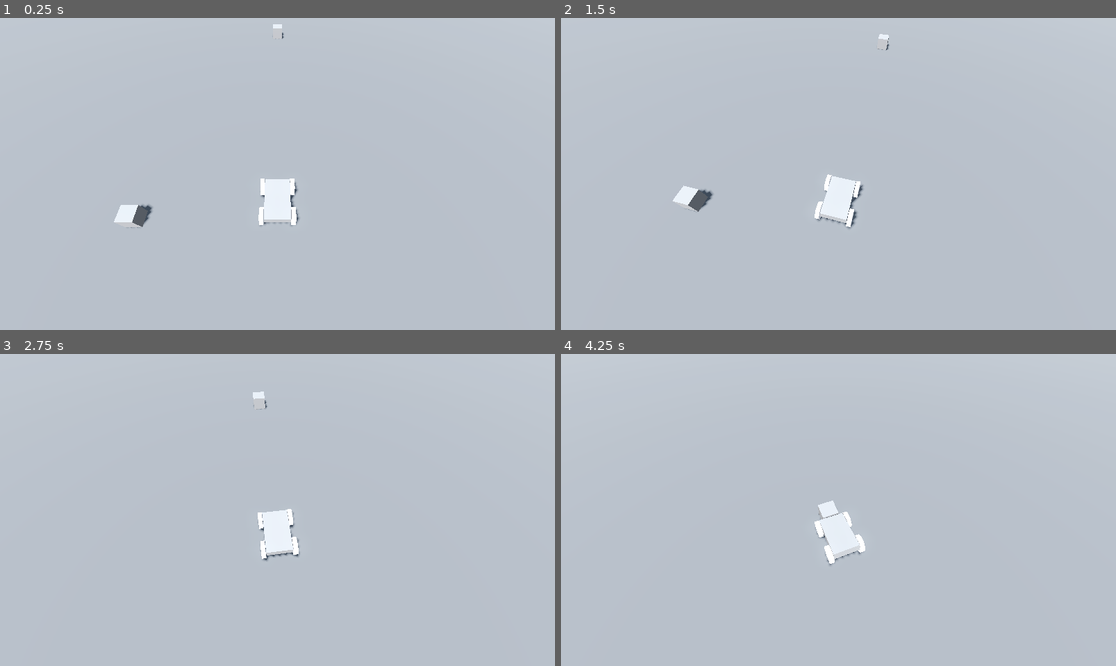
Above: before the commit, frames 1-4 (two rows, left to right).
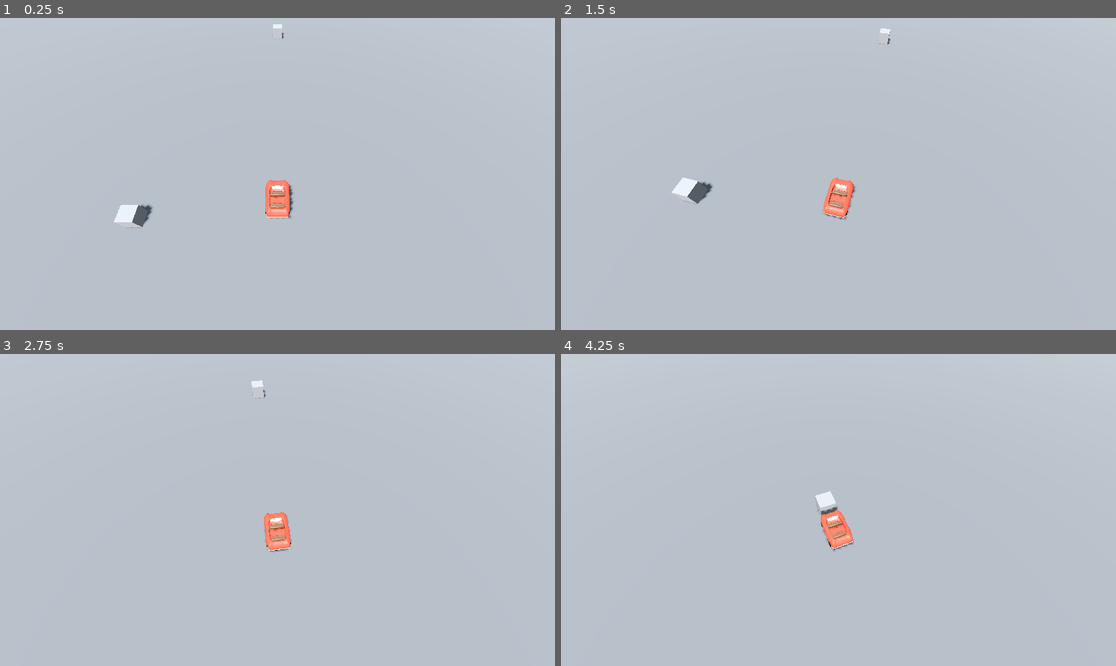
Above: after the commit, the same moments.

Repository: andyman/laughtrack
Game: Godot game, scene res://scenes/main_scene.tscn
Two runs of this game, one before a commit and one after it. Both use one fixed random seed, a clock stepped at 60 frames per second and the inputs below.
Inputs (mouse positions are in pixels of both pictures, inside the frame that each line leads up to):
- Up to frame 1 (0.25 s): no input
- Up to frame 2 (1.5 s): move the mouse to (866, 174) at 0.52 s; hold W (move_forward) from 0.53 s (still down); move the mouse to (810, 174) at 1.27 s
- Up to frame 3 (2.75 s): keep holding W (move_forward); move the mouse to (288, 503) at 2.02 s
- Up to frame 4 (4.25 s): keep holding W (move_forward); move the mouse to (832, 516) at 2.77 s; move the mouse to (877, 513) at 3.52 s

The runs differ from the first frame. In frame 1, 0.8% of the frame differs, in the area x 46-54%, y 51-67%; in frame 2, 1.4%, in the area x 19-60%, y 3-68%; in frame 3, 0.9%; in frame 4, 1.1%.

Commit message:
Put car in game
had to lower Center of Mass to keep it from tipping over

Diff:
--- a/prefabs/car.tscn
+++ b/prefabs/car.tscn
@@ -1,82 +1,71 @@
-[gd_scene load_steps=6 format=3 uid="uid://ih5cxuyg5rr5"]
+[gd_scene load_steps=5 format=3 uid="uid://ih5cxuyg5rr5"]
 
 [ext_resource type="Script" path="res://scripts/clown_car_controller.gd" id="1_s50ls"]
-[ext_resource type="Material" uid="uid://cc6l6fwnu3mhk" path="res://artwork/shared/simple_vertex_colored_material.tres" id="1_un8th"]
+[ext_resource type="PackedScene" uid="uid://dijj6wchlfaxu" path="res://artwork/car/Clowncar_wheel.glb" id="3_7k7lp"]
+[ext_resource type="PackedScene" uid="uid://bt03euxdplqm5" path="res://artwork/car/Clowncar_Body.glb" id="4_vcxg5"]
 
 [sub_resource type="BoxShape3D" id="BoxShape3D_ujjs4"]
-size = Vector3(3, 1, 5)
-
-[sub_resource type="BoxMesh" id="BoxMesh_dnhej"]
-size = Vector3(3, 1, 5)
-
-[sub_resource type="CylinderMesh" id="CylinderMesh_40dcl"]
-material = ExtResource("1_un8th")
-top_radius = 1.0
-bottom_radius = 1.0
-height = 0.5
+size = Vector3(2.66113, 0.931641, 4.45203)
 
 [node name="Car" type="VehicleBody3D"]
 mass = 100.0
+center_of_mass_mode = 1
 script = ExtResource("1_s50ls")
 steer_strength = 0.2
 
 [node name="CollisionShape3D" type="CollisionShape3D" parent="."]
+transform = Transform3D(1, 0, 0, 0, 1, 0, 0, 0, 1, 0, 0.548448, 0.0629272)
 shape = SubResource("BoxShape3D_ujjs4")
 
-[node name="MeshInstance3D" type="MeshInstance3D" parent="."]
-mesh = SubResource("BoxMesh_dnhej")
-skeleton = NodePath("../CollisionShape3D")
+[node name="Clowncar_Body" parent="." instance=ExtResource("4_vcxg5")]
+transform = Transform3D(-4.37114e-08, 0, -1, 0, 1, 0, 1, 0, -4.37114e-08, 0, 0.529459, -1.42111)
 
 [node name="RearLeft" type="VehicleWheel3D" parent="."]
-transform = Transform3D(1, 0, 0, 0, 1, 0, 0, 0, 1, -1.80071, -0.10671, -1.84143)
+transform = Transform3D(1, 0, 0, 0, 1, 0, 0, 0, 1, -1.20743, 0.0805613, -1.37048)
 use_as_traction = true
-wheel_radius = 1.0
+wheel_radius = 0.363
 wheel_rest_length = 0.2
 suspension_travel = 0.1
 suspension_stiffness = 50.0
 damping_compression = 0.5
 
-[node name="MeshInstance3D" type="MeshInstance3D" parent="RearLeft"]
-transform = Transform3D(-4.37114e-08, -1, 0, 1, -4.37114e-08, 0, 0, 0, 1, 0, 0, 0)
-mesh = SubResource("CylinderMesh_40dcl")
+[node name="Clowncar_wheel" parent="RearLeft" instance=ExtResource("3_7k7lp")]
+transform = Transform3D(-4.37114e-08, 0, -1, 0, 1, 0, 1, 0, -4.37114e-08, 0, 0, 0)
 
 [node name="RearRight" type="VehicleWheel3D" parent="."]
-transform = Transform3D(1, 0, 0, 0, 1, 0, 0, 0, 1, 1.79769, -0.10671, -1.84143)
+transform = Transform3D(1, 0, 0, 0, 1, 0, 0, 0, 1, 1.207, 0.081, -1.37021)
 use_as_traction = true
-wheel_radius = 1.0
+wheel_radius = 0.363
 wheel_rest_length = 0.2
 suspension_travel = 0.1
 suspension_stiffness = 50.0
 damping_compression = 0.5
 
-[node name="MeshInstance3D" type="MeshInstance3D" parent="RearRight"]
-transform = Transform3D(-4.37114e-08, -1, 0, 1, -4.37114e-08, 0, 0, 0, 1, 0, 0, 0)
-mesh = SubResource("CylinderMesh_40dcl")
+[node name="Clowncar_wheel" parent="RearRight" instance=ExtResource("3_7k7lp")]
+transform = Transform3D(-4.37114e-08, 0, 1, 0, 1, 0, -1, 0, -4.37114e-08, 0, 0, 0)
 
 [node name="FrontRight2" type="VehicleWheel3D" parent="."]
-transform = Transform3D(1, 0, 0, 0, 1, 0, 0, 0, 1, -1.80071, -0.10671, 1.85672)
+transform = Transform3D(1, 0, 0, 0, 1, 0, 0, 0, 1, -1.207, 0.081, 1.4318)
 use_as_traction = true
 use_as_steering = true
-wheel_radius = 1.0
+wheel_radius = 0.363
 wheel_rest_length = 0.2
 suspension_travel = 0.1
 suspension_stiffness = 50.0
 damping_compression = 0.5
 
-[node name="MeshInstance3D" type="MeshInstance3D" parent="FrontRight2"]
-transform = Transform3D(-4.37114e-08, -1, 0, 1, -4.37114e-08, 0, 0, 0, 1, 0, 0, 0)
-mesh = SubResource("CylinderMesh_40dcl")
+[node name="Clowncar_wheel" parent="FrontRight2" instance=ExtResource("3_7k7lp")]
+transform = Transform3D(-4.37114e-08, 0, -1, 0, 1, 0, 1, 0, -4.37114e-08, 0, 0, 0)
 
 [node name="FrontLeft2" type="VehicleWheel3D" parent="."]
-transform = Transform3D(1, 0, 0, 0, 1, 0, 0, 0, 1, 1.79769, -0.10671, 1.85672)
+transform = Transform3D(1, 0, 0, 0, 1, 0, 0, 0, 1, 1.207, 0.081, 1.4318)
 use_as_traction = true
 use_as_steering = true
-wheel_radius = 1.0
+wheel_radius = 0.363
 wheel_rest_length = 0.2
 suspension_travel = 0.1
 suspension_stiffness = 50.0
 damping_compression = 0.5
 
-[node name="MeshInstance3D" type="MeshInstance3D" parent="FrontLeft2"]
-transform = Transform3D(-4.37114e-08, -1, 0, 1, -4.37114e-08, 0, 0, 0, 1, 0, 0, 0)
-mesh = SubResource("CylinderMesh_40dcl")
+[node name="Clowncar_wheel" parent="FrontLeft2" instance=ExtResource("3_7k7lp")]
+transform = Transform3D(-4.37114e-08, 0, 1, 0, 1, 0, -1, 0, -4.37114e-08, 0, 0, 0)
Binary file removed: Clowncar_Body.glb
Not shown, removed: Clowncar_Body.glb.import
Binary file changed: artwork/car/Clowncar_wheel.glb
Not shown, changed: artwork/car/clowncar2.blend
Not shown, changed: artwork/car/clowncar2.blend1
